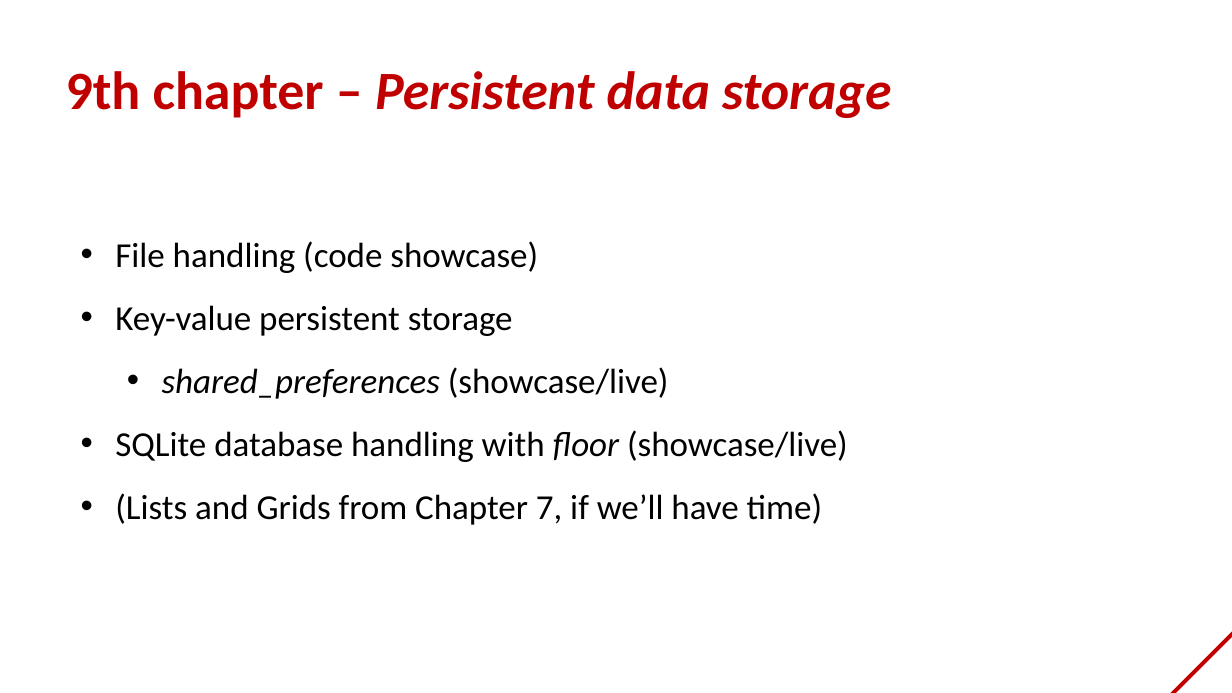
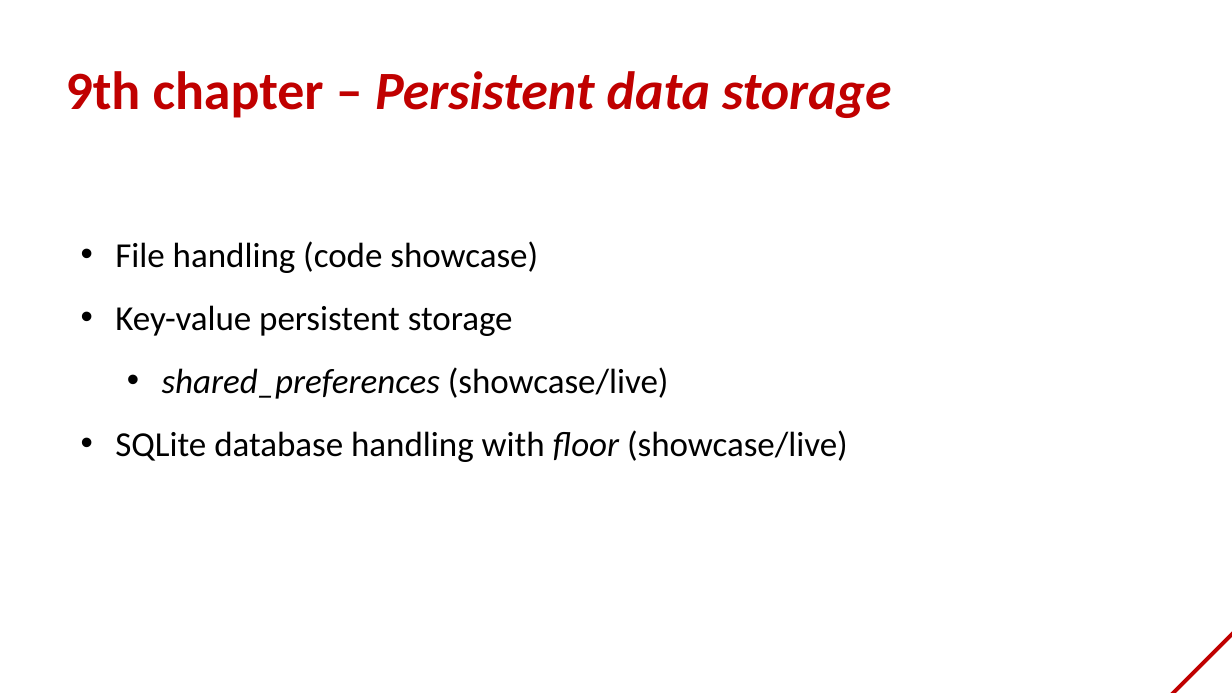
Before and after one commit to bmeaut/VIAUAV45, a slide deck: slide 2 of extras/lecture_09_2021.pptx. Drawn at 1232x693 pixels with LibreOffice and Linux fonts; fonts in the diff are those of the drawing; background and template pictures are left out. Boxes give left, top, right and bottom in pixels: in the first picture for what was removed or moved away, otherwise in the second. Text is boxed around its words. In the diff, an @@ line names an element or a change of style, - is before the commit and + after.

Commit message:
Update C09 slides

```diff
--- a/extras/lecture_09_2021.pptx
+++ b/extras/lecture_09_2021.pptx
@@ text at <box>115,493,822,525</box>: paragraph removed @@
-• (Lists and Grids from Chapter 7, if we’ll have time)
```
Also in this commit, not shown: 1 other slide changed.
